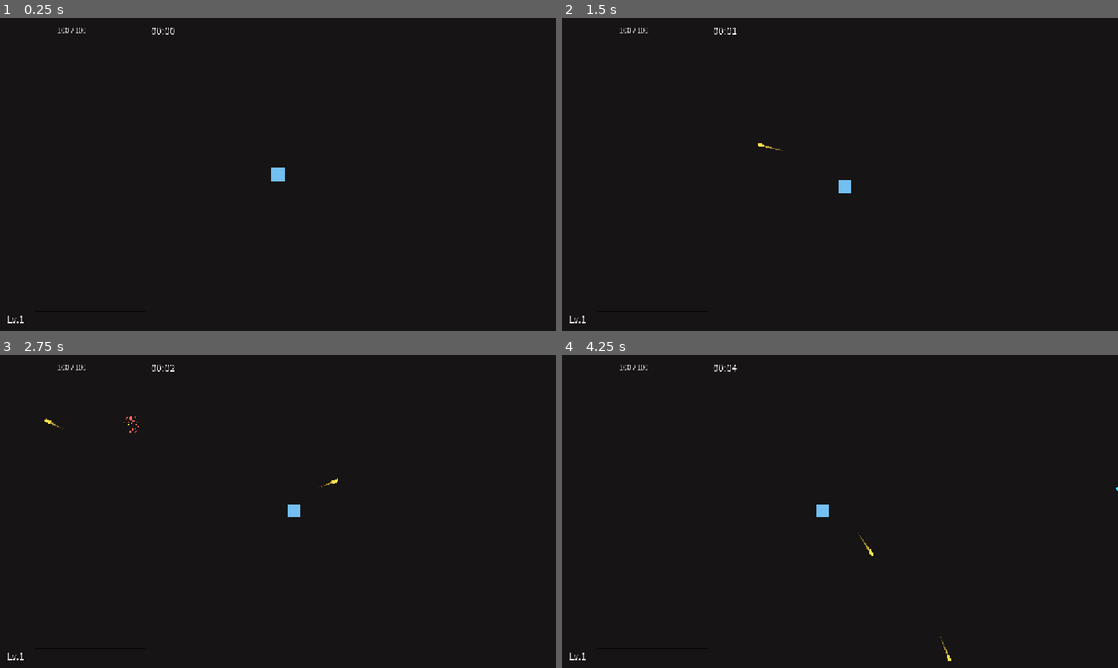
Above: before the commit, frames 1-4 (two rows, left to right).
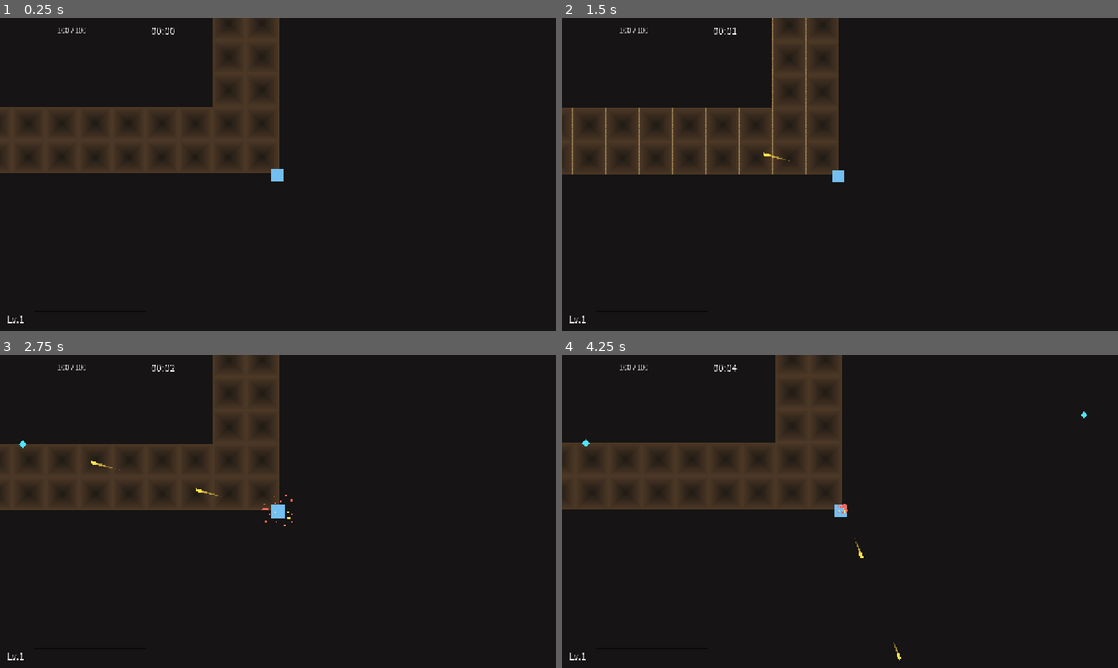
Above: after the commit, the same moments.

Repository: godlikeking/Wasteland-Overdrive
Game: Godot game, scene res://scenes/main.tscn
Two runs of this game, one before a commit and one after it. Both use one fixed random seed, a clock stepped at 60 frames per second and the inputs below.
Inputs:
- Up to frame 1 (0.25 s): no input
- Up to frame 2 (1.5 s): hold D (move_right) 0.53-1.28 s; hold S (move_down) from 1.28 s (still down)
- Up to frame 3 (2.75 s): release S (move_down) at 2.03 s; hold D (move_right) from 2.03 s (still down)
- Up to frame 4 (4.25 s): release D (move_right) at 2.78 s; hold W (move_up) 2.78-3.53 s; hold A (move_left) from 3.53 s (still down)

The runs differ from the first frame. In frame 1, 12% of the frame differs, in the area x 0-52%, y 0-53%; in frame 2, 12%; in frame 3, 13%; in frame 4, 13%, in the area x 0-100%, y 0-98%.
Error before the commit: Invalid call. Nonexistent function 'create_tile' in base 'TileSet'. (res://scripts/world/tilemap_builder.gd:73)

Commit message:
fix(world): create_tile is on TileSetAtlasSource, not TileSet
In Godot 4.x, TileSet doesn't expose create_tile(); it's a method on
TileSetAtlasSource. The TileSet just hosts the source, sources own
their tiles. Switch the call site to atlas.create_tile(at).

Diff:
--- a/scripts/world/tilemap_builder.gd
+++ b/scripts/world/tilemap_builder.gd
@@ -67,10 +67,11 @@
 	atlas.separation = Vector2.ZERO
 	atlas.use_texture_padding = false
 	ts.add_source(atlas, 0)
-	# Create one tile per column.
+	# Create one tile per column. create_tile() is on TileSetAtlasSource,
+	# not on TileSet itself (Godot 4.x).
 	for tid in ATLAS_COLS:
 		var at: Vector2i = Vector2i(tid, 0)
-		ts.create_tile(at)
+		atlas.create_tile(at)
 		# Per-tile physics + navigation only for blockers.
 		if tid == T_RUBBLE or tid == T_SCRAP or tid == T_PIT:
 			var td: TileData = atlas.get_tile_data(at, 0)
